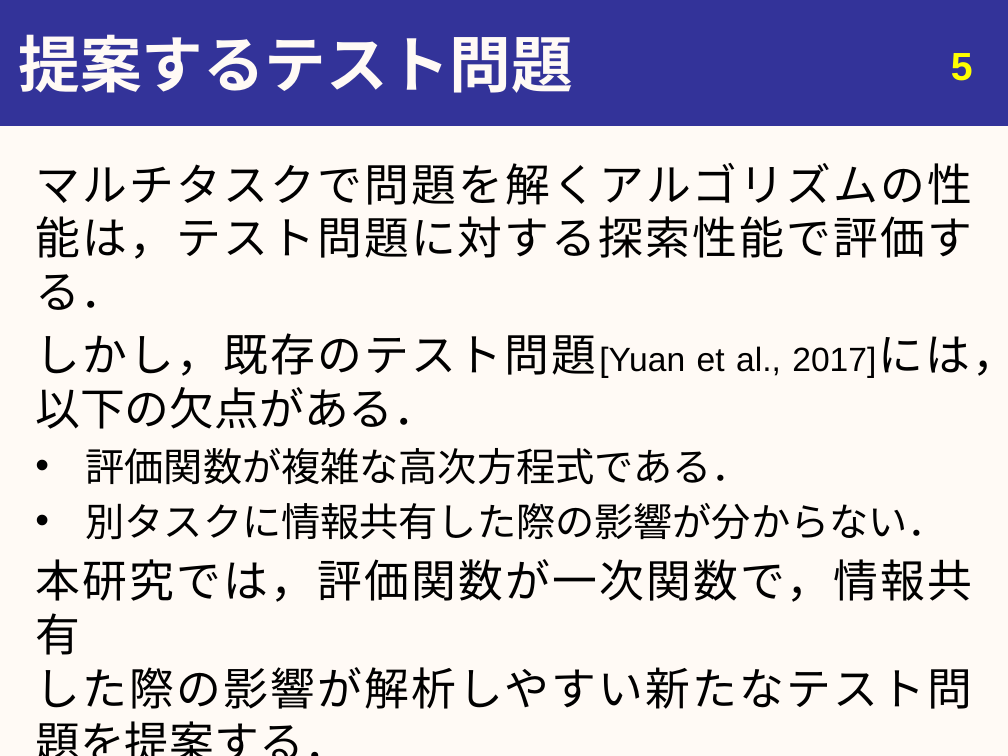
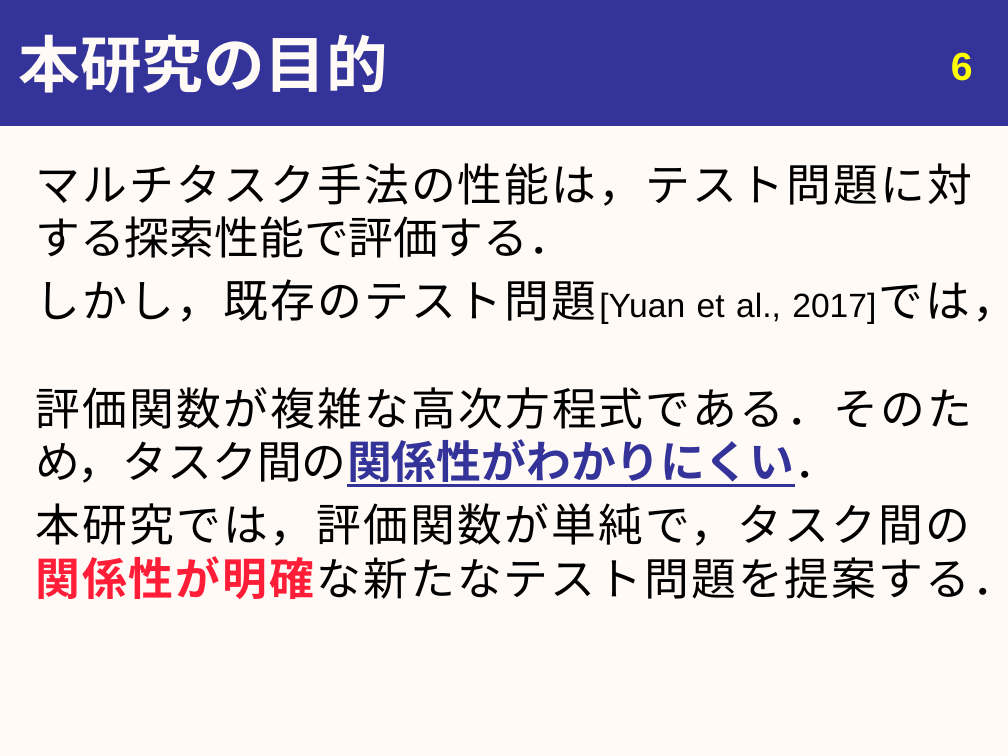
Before and after one commit to youle921/Slide-maintain, a slide deck: slide 7 of abstract/Slides/bachelor_thesis.pptx (slide 6 before the commit). Drawn at 1008x756 pixels with LibreOffice and Linux fonts; fonts in the diff are those of the drawing. Boxes give left, top, right and bottom in pixels: in the first picture for what was removed or moved away, otherwise in the second. Text is boxed around its words. In the diff, an @@ line names an element or a change of style, - is before the commit and + after.

```diff
--- a/abstract/Slides/bachelor_thesis.pptx
+++ b/abstract/Slides/bachelor_thesis.pptx
@@ title at box(18, 34, 388, 93): text changed @@
-提案するテスト問題
+本研究の目的
@@ page number at box(951, 52, 973, 81): text changed @@
-5
+6
@@ text at box(35, 163, 1008, 599): text changed @@
-マルチタスクで問題を解くアルゴリズムの性能は，テスト問題に対する探索性能で評価する．
-しかし，既存のテスト問題[Yuan et al., 2017]には，以下の欠点がある．
-• 評価関数が複雑な高次方程式である．
-• 別タスクに情報共有した際の影響が分からない．
-本研究では，評価関数が一次関数で，情報共有
-した際の影響が解析しやすい新たなテスト問題を提案する．
+マルチタスク手法の性能は，テスト問題に対する探索性能で評価する．
+しかし，既存のテスト問題[Yuan et al., 2017]では，
+評価関数が複雑な高次方程式である．そのため，タスク間の関係性がわかりにくい．
+本研究では，評価関数が単純で，タスク間の
+関係性が明確な新たなテスト問題を提案する．
```
Also in this commit, not shown: 14 other slides changed, 4 slides added, 2 slides removed, 9 other files.
